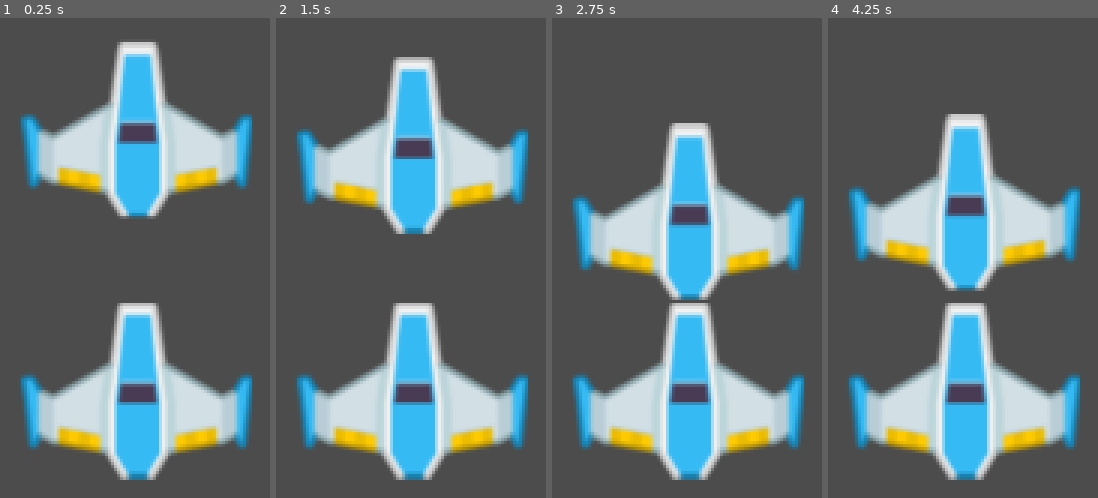
Above: before the commit, frames 1-4 (left to right).
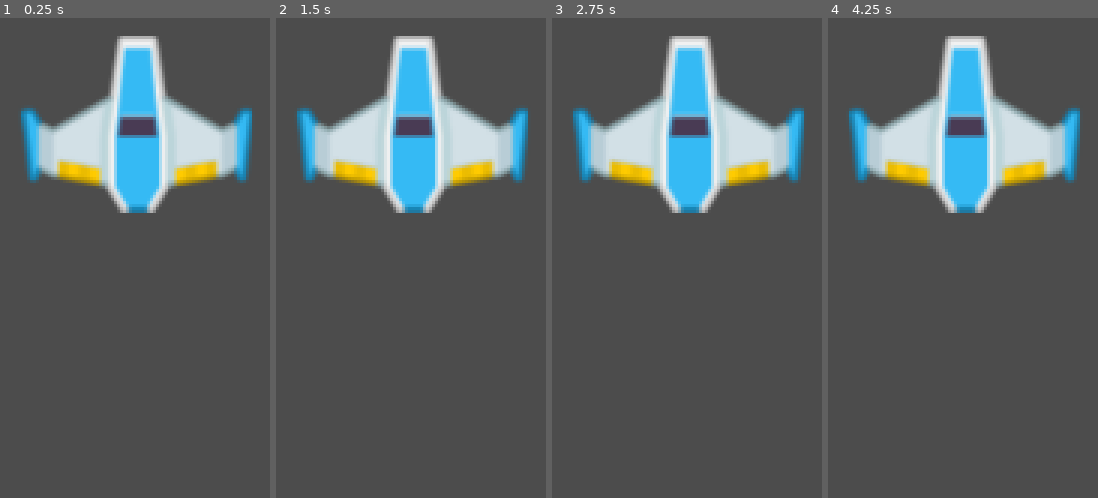
Above: after the commit, the same moments.

Repository: Heldful/Meteoritos-Juego
Game: Godot game, scene res://Juego/Niveles/NivelTest.tscn
Same seed, same stepped clock (60 frames per second), same inputs: the game is played once before the commit and once after it. The project has no main scene, so this scene is started directly.
Inputs:
- Up to frame 1 (0.25 s): no input
- Up to frame 2 (1.5 s): hold W (mover_adelante, bound only after the commit) 0.53-1.28 s; hold A (girar_antihorario, bound only after the commit) 0.53-1.28 s; tap D (girar_horario, bound only after the commit) at 0.8, 1.35 s; hold S (mover_atras, bound only after the commit) from 1.28 s (still down)
- Up to frame 3 (2.75 s): tap A (girar_antihorario, bound only after the commit) at 1.55 s; release S (mover_atras, bound only after the commit) at 2.03 s; hold W (mover_adelante, bound only after the commit) from 2.03 s (still down); hold A (girar_antihorario, bound only after the commit) from 2.03 s (still down); tap D (girar_horario, bound only after the commit) at 2.3 s
- Up to frame 4 (4.25 s): release A (girar_antihorario, bound only after the commit) at 2.78 s; tap D (girar_horario, bound only after the commit) at 2.85, 3.8 s; tap A (girar_antihorario, bound only after the commit) at 3.05 s; release W (mover_adelante, bound only after the commit) at 3.53 s; hold S (mover_atras, bound only after the commit) from 3.53 s (still down); hold A (girar_antihorario, bound only after the commit) from 3.53 s (still down)

The runs differ from the first frame. In frame 1, 23% of the frame differs, in the area x 7-94%, y 3-97%; in frame 2, 31%; in frame 3, 44%; in frame 4, 44%.

Commit message:
Algunas fisicas

Diff:
--- a/Juego/Niveles/NivelTest.tscn
+++ b/Juego/Niveles/NivelTest.tscn
@@ -8,9 +8,5 @@
 [node name="Player" parent="." instance=ExtResource( 1 )]
 position = Vector2( 476, 254 )
 physics_material_override = ExtResource( 2 )
-
-[node name="Player2" parent="." instance=ExtResource( 1 )]
-position = Vector2( 476, 368 )
-mode = 1
-physics_material_override = ExtResource( 2 )
 gravity_scale = 0.0
+can_sleep = false
--- a/Juego/Ships/Player/Material_fisico.tres
+++ b/Juego/Ships/Player/Material_fisico.tres
@@ -1,4 +1,4 @@
 [gd_resource type="PhysicsMaterial" format=2]
 
 [resource]
-bounce = 100.0
+bounce = 50.0
--- /dev/null
+++ b/Juego/Ships/Player/Player.gd
@@ -0,0 +1,29 @@
+extends RigidBody2D
+
+
+export var potenciaMotor:int = 500
+export var potenciaRotacion:int = 280
+
+
+func _integrate_forces(state: Physics2DDirectBodyState) -> void:
+	pass
+
+
+func _process(delta: float) -> void:
+	inputPlayer()
+
+
+func inputPlayer() -> void:
+	var empuje = Vector2.ZERO
+	var direccionRotacion = 0
+
+
+	if Input.is_action_pressed("mover_adelante"):
+		empuje = Vector2(potenciaMotor, 0)
+	elif Input.is_action_pressed("mover_atras"):
+		empuje = Vector2(-potenciaMotor, 0)
+
+	if Input.is_action_pressed("girar_horario"):
+		direccionRotacion += potenciaRotacion
+	elif Input.is_action_pressed("girar_antihorario"):
+		direccionRotacion -= potenciaRotacion
--- a/Juego/Ships/Player/Player.tscn
+++ b/Juego/Ships/Player/Player.tscn
@@ -1,10 +1,13 @@
-[gd_scene load_steps=3 format=2]
+[gd_scene load_steps=4 format=2]
 
 [ext_resource path="res://Juego/Ships/Player/player_blue.png" type="Texture" id=1]
+[ext_resource path="res://Juego/Ships/Player/Player.gd" type="Script" id=2]
 
 [sub_resource type="CircleShape2D" id=1]
 
 [node name="Player" type="RigidBody2D"]
+gravity_scale = 0.0
+script = ExtResource( 2 )
 
 [node name="Sprite" type="Sprite" parent="."]
 texture = ExtResource( 1 )
--- a/project.godot
+++ b/project.godot
@@ -18,6 +18,33 @@
 config/name="Curso 2 Meteoritos"
 config/icon="res://icon.png"
 
+[input]
+
+mover_adelante={
+"deadzone": 0.5,
+"events": [ Object(InputEventKey,"resource_local_to_scene":false,"resource_name":"","device":0,"alt":false,"shift":false,"control":false,"meta":false,"command":false,"pressed":false,"scancode":87,"unicode":0,"echo":false,"script":null)
+, Object(InputEventKey,"resource_local_to_scene":false,"resource_name":"","device":0,"alt":false,"shift":false,"control":false,"meta":false,"command":false,"pressed":false,"scancode":16777232,"unicode":0,"echo":false,"script":null)
+ ]
+}
+mover_atras={
+"deadzone": 0.5,
+"events": [ Object(InputEventKey,"resource_local_to_scene":false,"resource_name":"","device":0,"alt":false,"shift":false,"control":false,"meta":false,"command":false,"pressed":false,"scancode":83,"unicode":0,"echo":false,"script":null)
+, Object(InputEventKey,"resource_local_to_scene":false,"resource_name":"","device":0,"alt":false,"shift":false,"control":false,"meta":false,"command":false,"pressed":false,"scancode":16777234,"unicode":0,"echo":false,"script":null)
+ ]
+}
+girar_horario={
+"deadzone": 0.5,
+"events": [ Object(InputEventKey,"resource_local_to_scene":false,"resource_name":"","device":0,"alt":false,"shift":false,"control":false,"meta":false,"command":false,"pressed":false,"scancode":68,"unicode":0,"echo":false,"script":null)
+, Object(InputEventKey,"resource_local_to_scene":false,"resource_name":"","device":0,"alt":false,"shift":false,"control":false,"meta":false,"command":false,"pressed":false,"scancode":16777233,"unicode":0,"echo":false,"script":null)
+ ]
+}
+girar_antihorario={
+"deadzone": 0.5,
+"events": [ Object(InputEventKey,"resource_local_to_scene":false,"resource_name":"","device":0,"alt":false,"shift":false,"control":false,"meta":false,"command":false,"pressed":false,"scancode":65,"unicode":0,"echo":false,"script":null)
+, Object(InputEventKey,"resource_local_to_scene":false,"resource_name":"","device":0,"alt":false,"shift":false,"control":false,"meta":false,"command":false,"pressed":false,"scancode":16777231,"unicode":0,"echo":false,"script":null)
+ ]
+}
+
 [rendering]
 
 environment/default_environment="res://default_env.tres"
